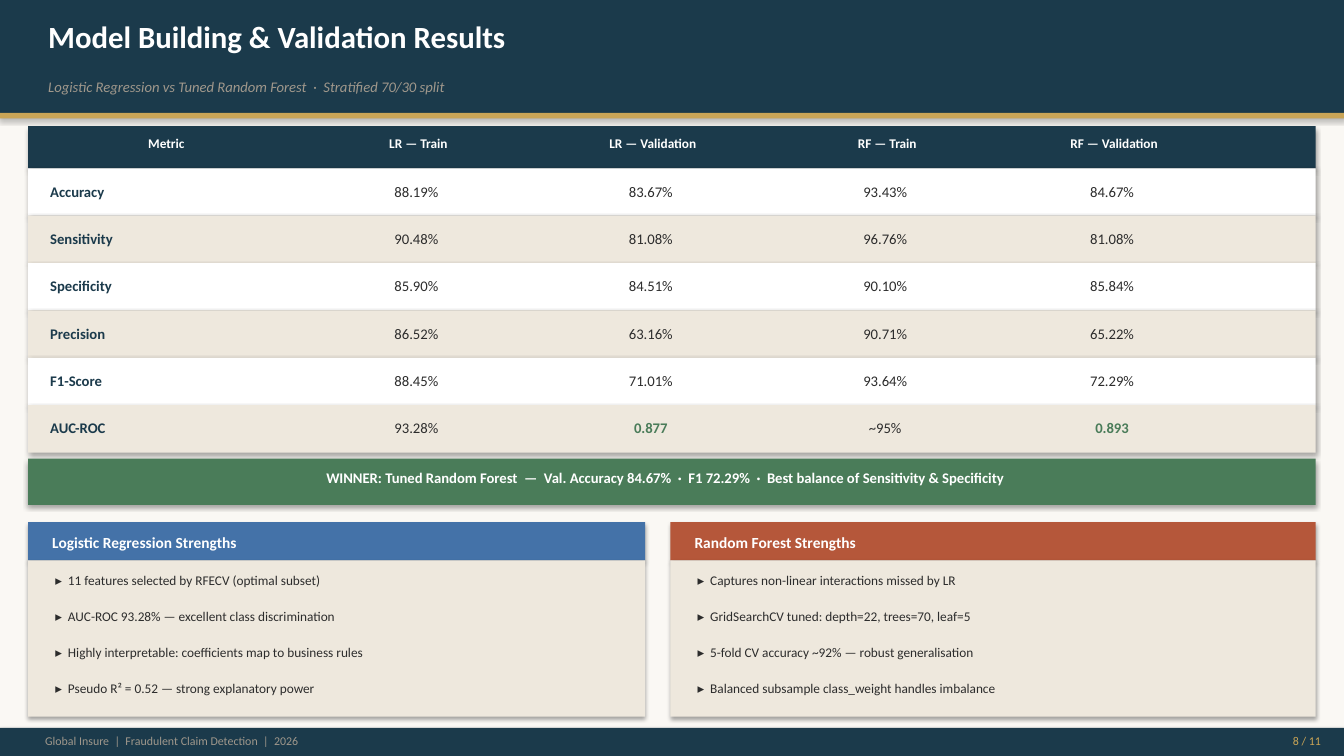
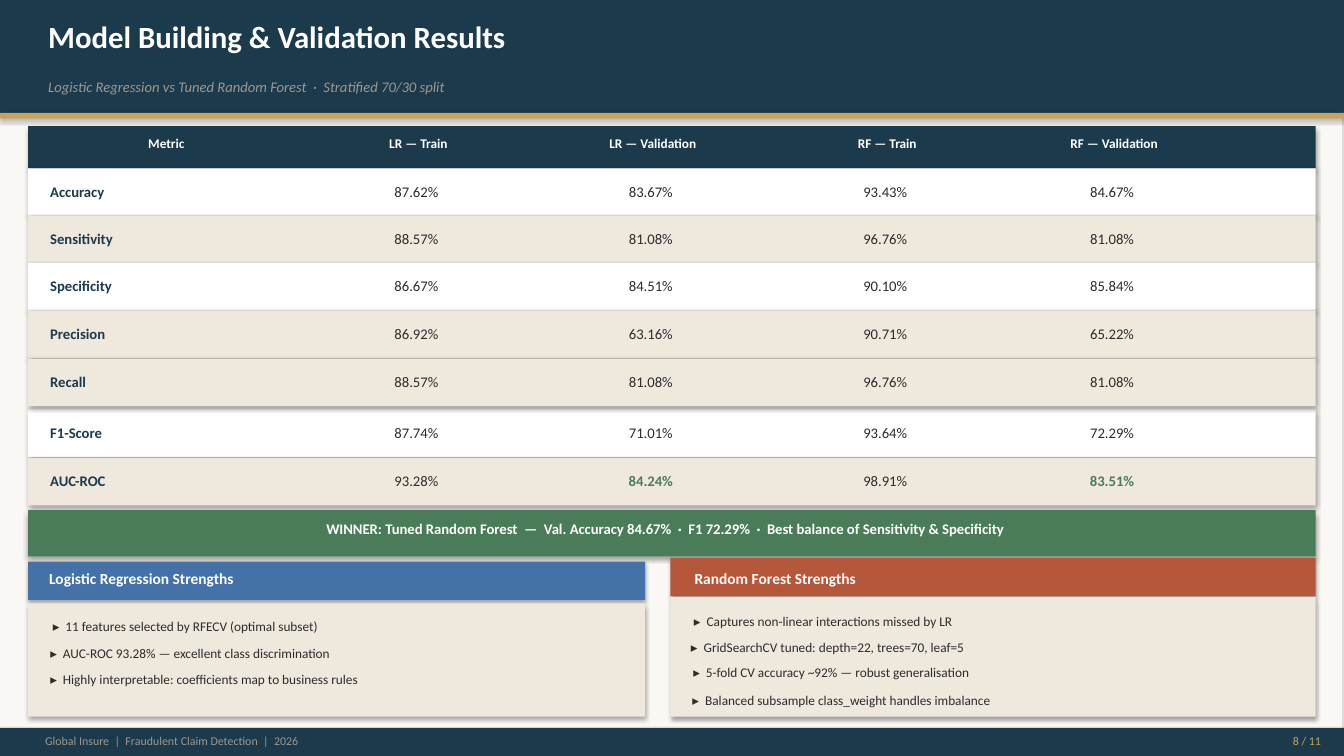
Before and after one commit to VFulara/Fraudulent-Claim-Detection, a slide deck: slide 8 of Fraudulent_Claim_Detection.pptx. Drawn at 1344x756 pixels with LibreOffice and Linux fonts; fonts in the diff are those of the drawing. Boxes give left, top, right and bottom in pixels: in the first picture for what was removed or moved away, otherwise in the second. Text is boxed around its words. In the diff, an @@ line names an element or a change of style, - is before the commit and + after.

```diff
--- a/Fraudulent_Claim_Detection.pptx
+++ b/Fraudulent_Claim_Detection.pptx
@@ rectangle resized from (x1=0, y1=0, x2=1344, y2=756) to (x1=0, y1=13, x2=1343, y2=756) @@
@@ text at (x1=394, y1=187, x2=438, y2=197): text changed @@
-88.19%
+87.62%
@@ text at (x1=394, y1=234, x2=438, y2=244): text changed @@
-90.48%
+88.57%
@@ text at (x1=394, y1=281, x2=438, y2=291): text changed @@
-85.90%
+86.67%
@@ text at (x1=394, y1=329, x2=438, y2=339): text changed @@
-86.52%
+86.92%
@@ rectangle added at (x1=28, y1=359, x2=1316, y2=406), fill #EEE8DD @@
@@ text added at (x1=50, y1=376, x2=86, y2=387), 10.5 pt, text #1B3A4B, bold @@
+Recall
@@ text at (x1=394, y1=377, x2=438, y2=387): text changed @@
-88.45%
+88.57%
@@ text added at (x1=629, y1=377, x2=673, y2=387), 10.5 pt, text #2C2C2C @@
+81.08%
@@ text added at (x1=863, y1=377, x2=907, y2=387), 10.5 pt, text #2C2C2C @@
+96.76%
@@ text added at (x1=1090, y1=377, x2=1134, y2=387), 10.5 pt, text #2C2C2C @@
+81.08%
@@ text added at (x1=394, y1=428, x2=438, y2=438), 10.5 pt, text #2C2C2C @@
+87.74%
@@ 2 texts, 1 rectangle moved together from (x1=28, y1=405, x2=1316, y2=453) to (x1=28, y1=458, x2=1316, y2=505) @@
@@ text at (x1=629, y1=476, x2=673, y2=486): text changed @@
-0.877
+84.24%
@@ text at (x1=863, y1=476, x2=907, y2=486): text changed @@
-~95%
+98.91%
@@ text at (x1=1090, y1=476, x2=1134, y2=486): text changed @@
-0.893
+83.51%
@@ 5 texts, 2 rectangles moved together from (x1=28, y1=358, x2=1316, y2=505) to (x1=28, y1=409, x2=1316, y2=557) @@
@@ rectangle moved from (x1=28, y1=522, x2=645, y2=561) to (x1=28, y1=562, x2=645, y2=600) @@
@@ text "Logistic Regression Strengths" moved from (x1=52, y1=537, x2=237, y2=551) to (x1=49, y1=573, x2=234, y2=587) @@
@@ rectangle moved from (x1=670, y1=522, x2=1316, y2=561) to (x1=670, y1=558, x2=1316, y2=596) @@
@@ text "Random Forest Strengths" moved from (x1=695, y1=537, x2=856, y2=551) to (x1=695, y1=573, x2=856, y2=587) @@
@@ rectangle resized from (x1=670, y1=561, x2=1316, y2=717) to (x1=670, y1=597, x2=1316, y2=717) @@
@@ rectangle resized from (x1=28, y1=561, x2=645, y2=717) to (x1=28, y1=603, x2=645, y2=716) @@
@@ text "▸ 11 features selected by ..." moved from (x1=68, y1=575, x2=320, y2=587) to (x1=65, y1=621, x2=317, y2=633) @@
@@ text "▸ Captures non-linear interactions missed ..." moved from (x1=710, y1=575, x2=956, y2=587) to (x1=707, y1=617, x2=952, y2=628) @@
@@ text "▸ AUC-ROC 93.28% — excellent ..." moved from (x1=68, y1=611, x2=335, y2=621) to (x1=63, y1=648, x2=330, y2=658) @@
@@ text "▸ GridSearchCV tuned: depth=22, trees=70, ..." moved from (x1=710, y1=611, x2=970, y2=623) to (x1=704, y1=643, x2=964, y2=654) @@
@@ text "▸ 5-fold CV accuracy ~92% ..." moved from (x1=710, y1=648, x2=973, y2=660) to (x1=706, y1=667, x2=969, y2=680) @@
@@ text "▸ Highly interpretable: coefficients map ..." moved from (x1=68, y1=648, x2=362, y2=660) to (x1=63, y1=674, x2=357, y2=687) @@
@@ text removed at (x1=68, y1=683, x2=314, y2=696) @@
-▸ Pseudo R² = 0.52 — strong explanatory power
@@ text "▸ Balanced subsample class_weight handles ..." moved from (x1=710, y1=684, x2=996, y2=696) to (x1=705, y1=696, x2=991, y2=708) @@
```
Also in this commit, not shown: 3 other slides changed, 6 other files.
